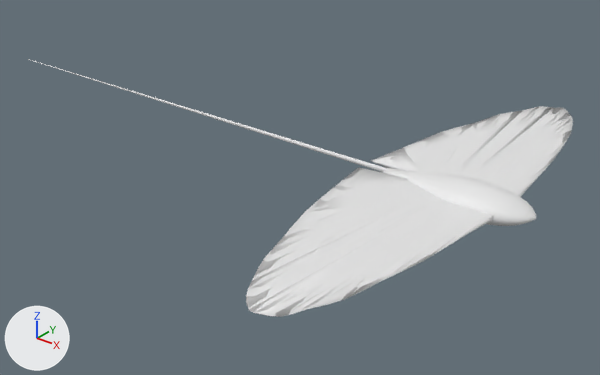
What one commit did to the Blender file tools/art/pass067/eagle-ray.blend.
Before and after are seen from a camera (50 mm lens) standing at (1.9, -3.66, 1.97) and looking at (-1.16, 0.16, -0.39). The axes (+X, +Y, +Z) are drawn at lower left. The lights are the same throughout. The picture after the commit comes second.

The first picture shows 'Body', 'Body_LOD1'.
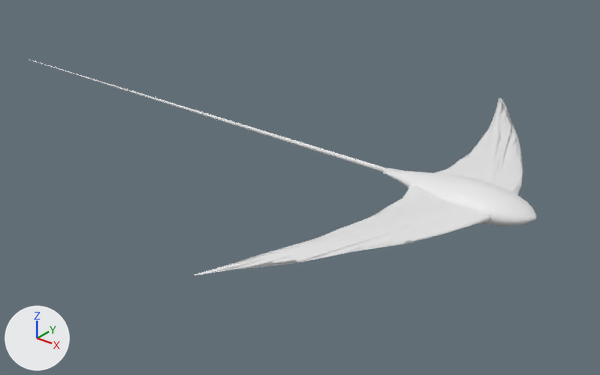
Where the change shows, as pixel boxes [x1, y1, x2, y2] in the pictures (600 x 375 px; the box of a moved part takes in the faces that stretch with it):
'Body', reshaped (7% narrower, 16% shorter): before [28, 59, 573, 317]; after [28, 59, 536, 276]
'Body_LOD1', reshaped (6% narrower, 16% shorter): before [34, 61, 572, 317]; after [31, 60, 536, 276]
part 1 of me_body, moved or reshaped: before [246, 106, 573, 317]; after [191, 98, 522, 276]
part 2 of me_body_lod1, moved or reshaped: before [246, 107, 572, 317]; after [192, 102, 523, 276]

The change, as a diff of the scene's bpy script:
```diff
--- a/tools/art/pass067/eagle-ray.blend.py
+++ b/tools/art/pass067/eagle-ray.blend.py
@@ me_body @@
 # used by ob_body; parent = ob_ray_root; location = (0.0, 0.0, 0.0)
-me_body.from_pydata(...)  # 2394 vertices, 2354 faces; spans x -3.81..0.5, y -1.55..1.55, z -0.1..0.08
+me_body.from_pydata(...)  # 2394 vertices, 2354 faces; spans x -3.81..0.5, y -1.5..1.5, z -0.1..0.08
+# me_body part 1: 784 of 2394 vertices moved; they spanned x -0.55..0.31, y -1.55..1.55, z -0.03..0.02 and now span x -0.46..0.31, y -1.5..1.5, z -0.03..0.02; mean shift (-0.05, 0.0, 0.0); largest move (-0.25, 1.28, 0.01) -> (-0.15, 0.45, 0.0)
 me_body.materials.append(mat_ray_skin)
@@ me_body_lod1 @@
 # used by ob_body_lod1; parent = ob_ray_root; location = (0.0, 0.0, 0.0)
-me_body_lod1.from_pydata(...)  # 438 vertices, 743 faces; spans x -3.81..0.5, y -1.55..1.55, z -0.1..0.09
+me_body_lod1.from_pydata(...)  # 438 vertices, 687 faces, 52 loose edges; spans x -3.8..0.5, y -1.49..1.49, z -0.1..0.09
+# me_body_lod1 part 2: 20 vertices moved from x -0.35..0.33, y -1.0..1.44, z -0.02..0.02 to x -0.45..0.33, y -1.3..1.49, z -0.03..0.02; 125 vertices removed from x -0.55..0.47, y -1.55..1.55, z -0.08..0.04; 125 vertices added at x -0.45..0.45, y -1.49..1.47, z -0.08..0.02
+# other edits to the shape of me_body_lod1 do not show in these pictures
 me_body_lod1.materials.append(mat_ray_skin)
```
